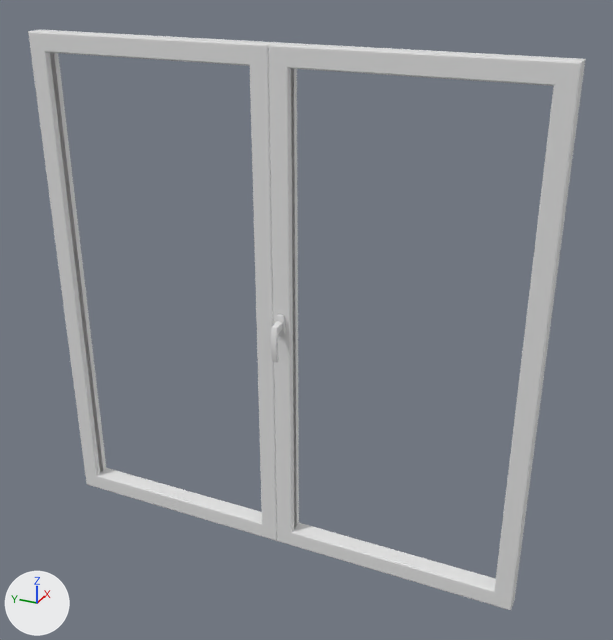
Two versions of the glTF model client/public/models/kinkiWindowDefoult2.gltf, one commit apart.
Camera for both pictures: a 50 mm camera at (-4.36, -2.23, 2.26) aimed at (0.1, -0.22, 0.03). Every picture has the same lights, and +X, +Y and +Z are marked at lower left. Vertices at the same position are counted once.

In view in the first picture: 'kinkiWindowDefoult2'.
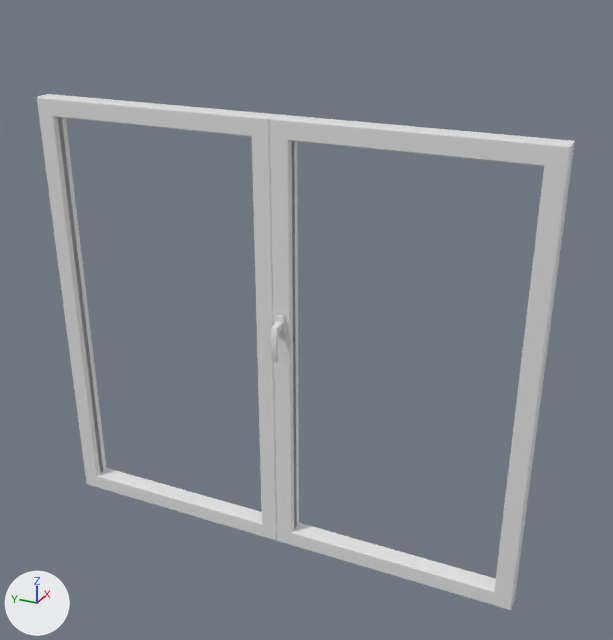
The newer file is also rescaled (x1.5), turned or shifted as a whole; pictures and numbers use the older file's frame.

Changed parts and their boxes [x1, y1, x2, y2] in the pictures (613 x 640 px; the box of a moved part takes in the faces that stretch with it):
'kinkiWindowDefoult2', reshaped (11% shorter): before [28, 30, 586, 610]; after [37, 94, 575, 610]
part 1 of me_cube_001, moved or reshaped: before [28, 30, 586, 169]; after [37, 94, 575, 169]

Patch to the scene script:
```diff
--- a/client/public/models/kinkiWindowDefoult2.gltf.py
+++ b/client/public/models/kinkiWindowDefoult2.gltf.py
@@ me_cube_001 @@
 me_cube_001.from_pydata(...)  # 1226 vertices, 2442 faces; spans x -0.12..0.12, y -1.7..1.64, z -1.7..1.7
 # used by ob_kinkiwindowdefoult2; location = (0.0, 0.0, 0.0)
+# me_cube_001 part 1: all 68 vertices in x 0.0..0.12, y -1.7..1.64, z 1.58..1.7 are moved by (0.0, 0.0, -0.4)
 me_cube_001.materials.append(mat_kinkiwindowdefoult2)
```
